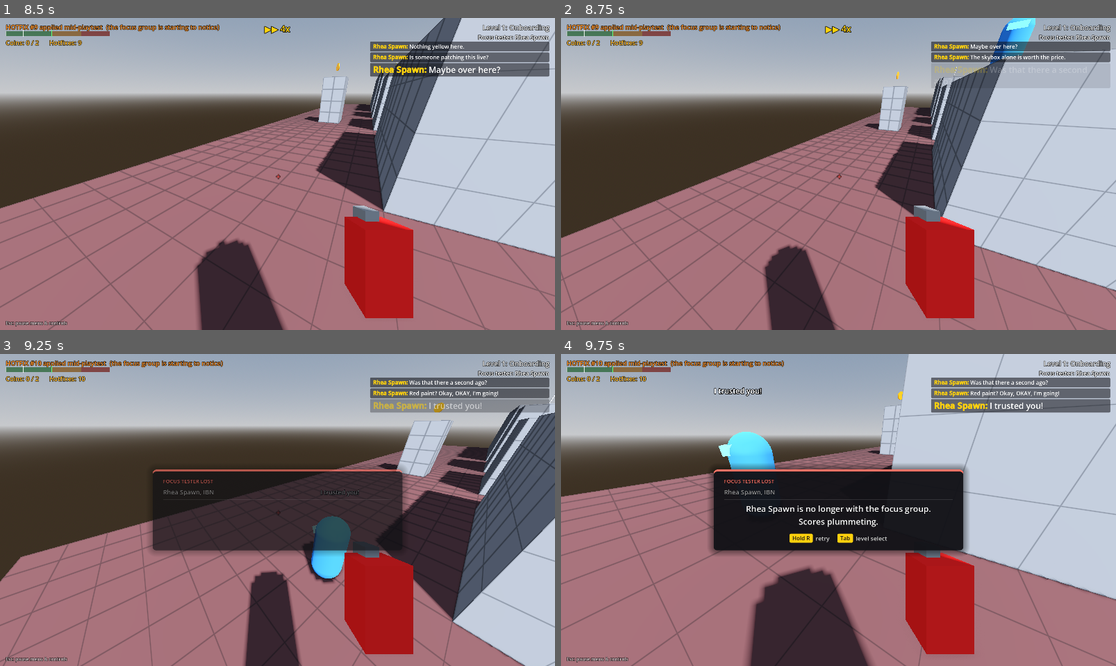
Above: before the commit, frames 1-4 (two rows, left to right).
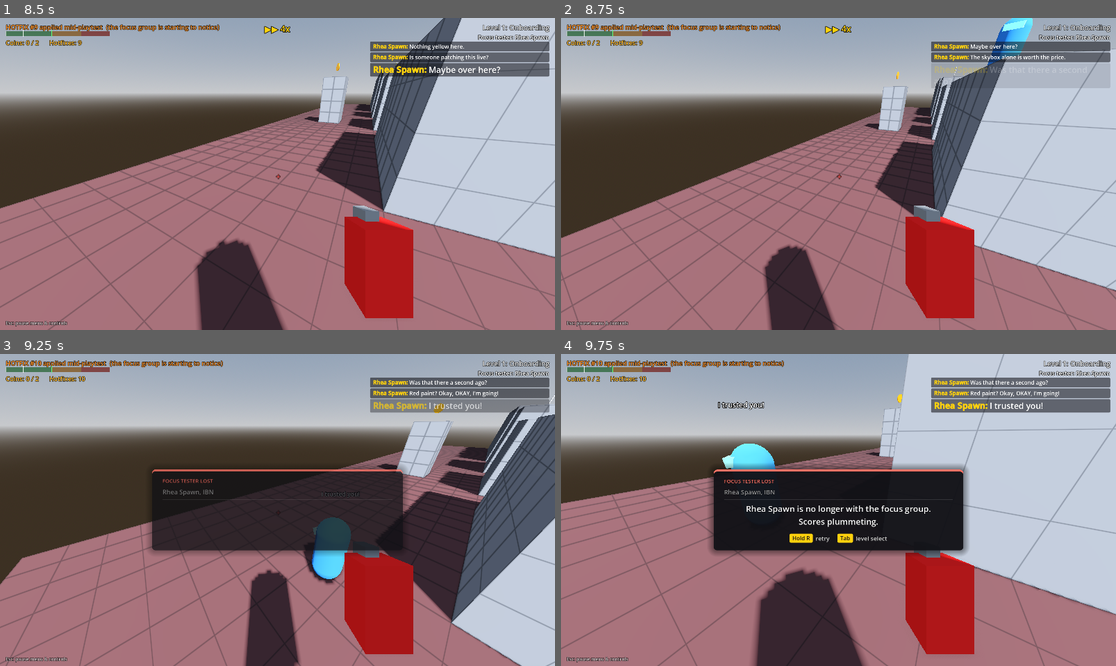
Above: after the commit, the same moments.

Repository: RSghr/yellow-paint
Game: Godot game, scene res://level_select.tscn
Same seed, same stepped clock (60 frames per second), same inputs: the game is played once before the commit and once after it.
Inputs (mouse positions are in pixels of both pictures, inside the frame that each line leads up to):
- Up to frame 1 (8.5 s): click "Start" at 0.5 s; click "Start" at 1.25 s; click (22, 42) at 2.02 s; click "Accept & grab the paint" at 2.75 s; click "Start session" at 3.5 s; tap Enter (start_test) at 4.25 s; move the mouse to (271, 180) at 4.27 s; press the mouse at (271, 180) at 4.28 s; hold T (fast_forward) 4.28-6.53 s; tap Space (jump) at 4.52, 4.55, 4.82, 5.1, 5.27, 5.57, 6.05, 6.77, 7.07, 7.52, 7.55, 7.82, 8.27 s; move the mouse to (316, 177) at 5.02 s; release the mouse at (316, 177) at 5.03 s; click (316, 177) at 5.3 s; move the mouse to (233, 170) at 5.77 s; hold Backspace (clear_paint) 5.78-6.53 s; move the mouse to (283, 174) at 6.52 s; hold A (move_left) 6.53-7.28 s; tap Z (lock_mouse) at 6.6 s; click (283, 174) at 6.8 s; move the mouse to (255, 167) at 7.27 s; hold N (next_level) 7.28-8.03 s; hold T (fast_forward) from 7.28 s (still down); move the mouse to (305, 174) at 8.02 s; click (305, 174) at 8.1 s
- Up to frame 2 (8.75 s): keep holding T (fast_forward); tap Space (jump) at 8.57 s
- Up to frame 3 (9.25 s): keep holding T (fast_forward); move the mouse to (249, 510) at 8.77 s; hold Right mouse button (scrape) from 8.78 s (still down); click (249, 510) at 8.92 s; tap Space (jump) at 9.05 s
- Up to frame 4 (9.75 s): move the mouse to (849, 503) at 9.52 s; release T (fast_forward) at 9.53 s; release Right mouse button (scrape) at 9.53 s; hold D (move_right) from 9.53 s (still down); tap Shift (sprint) at 9.6 s

Frame 1 is identical in both runs. In frame 2, 0.2% of the frame differs, in the area x 60-86%, y 0-43%; in frame 3, 3.9%; in frame 4, 6.6%, in the area x 0-100%, y 10-100%.

Commit message:
Retrace the trail after a fall; fix the near-pillar planning loop
- Every landing updates the trusted floor, so a drop after an unpainted jump
  up now counts as a fall (it didn't, so no retrace happened).
- The tester keeps a trail of where it got to (paint and unpainted landings,
  with each jump's take-off). After a fall it heads back to where it fell from:
  painted links as usual, and jumps it made before can be replayed the same way
  (unpainted ones are gambles again). Otherwise it goes to the reachable trail
  stop furthest along, forward only, and never forgets the route.
- Back where it fell, a failed improvised jump is retried at once.
- A splat painted against a pillar made Explorers loop forever (a 0.45 m
  'jump' that never happened): a target within 0.8 m on the same level now
  counts as reached.

Co-Authored-By: Claude Opus 5.5 <noreply@anthropic.com>
Claude-Session: https://claude.ai/code/session_01W5jG8cMnz72ugdxaP4H6QQ

Diff:
--- a/runner.gd
+++ b/runner.gd
@@ -132,6 +132,14 @@
 var _explored: Array[Vector3] = []  ## Places it wandered to (for picking new directions).
 var _furthest := Vector3.INF  ## The most recent NEW paint spot it reached: its best progress so far.
 var _retrace_to := Vector3.INF  ## After a fall: head back to this spot before exploring again.
+var _failed_jump := {}  ## The jump that went wrong last ({from, to, improvised}): retrace leads back to it.
+var _retry_jump := {}  ## Back where an improvised jump failed: try that same jump again.
+## Every place it got to, in order: paint spots it reached and where its unpainted jumps landed.
+## After a fall it retraces this trail back to where it fell from (painted links walked/jumped as usual,
+## unpainted ones jumped again as gambles).
+var _trail: Array[Vector3] = []
+var _trail_from: Array[Vector3] = []  ## For each trail stop: where the jump to it took off (INF if it walked there).
+var _trail_gamble: Array[bool] = []  ## For each trail stop: that jump was unpainted (replaying it is a gamble).
 var _shaken := false  ## Just fell: no unpainted leaps until it has looked around for a way back (wanders + patience).
 var _detoured := false  ## Went off its route for a coin or to use something: may need to return to _furthest.
 var _wanders := 0
@@ -162,6 +170,7 @@
 var _gaze_yaw := 0.0
 var _gaze_pitch := 0.0
 var _air_time := 0.0
+var _jump_from := Vector3.ZERO  ## Where the current jump took off.
 var _jump_flat_velocity := Vector3.ZERO  ## Kept through the jump, like holding forward.
 var _stuck_time := 0.0
 var _stuck_count := 0
@@ -242,6 +251,11 @@
 	_furthest = Vector3.INF
 	_retrace_to = Vector3.INF
 	_shaken = false
+	_failed_jump = {}
+	_retry_jump = {}
+	_trail.clear()
+	_trail_from.clear()
+	_trail_gamble.clear()
 	_detoured = false
 	_coin_attention.clear()
 	_seen_coins.clear()
@@ -632,6 +646,12 @@
 		_air_time = 0.2
 	_stuck_time = _stuck_time + delta if global_position.distance_to(_last_pos) < speed * delta * 0.3 else 0.0
 	_last_pos = global_position
+	if _stuck_time > 1.0 and _at(step.pos):
+		# Blocked right next to where it was going (a splat against a wall or pillar): close enough.
+		_stuck_time = 0.0
+		_path.pop_front()
+		_arrive(step)
+		return
 	if _stuck_time > 1.0:
 		_stuck_time = 0.0
 		_stuck_count += 1
@@ -668,15 +688,25 @@
 			off.y = 0
 			_path.pop_front()
 			if off.length() < 1.2:
+				_home_y = feet().y  # Made it (painted or not): this is the floor it's on now.
+				if step.jump:
+					# Remember the way and the take-off, so it can make this jump again after a fall.
+					var painted: bool = step.get("paint", false)
+					_trail_add(step.pos if painted else feet(), _jump_from, not painted)
 				_arrive(step)
 				return
 			if step.get("jump", false):
 				failed_jumps += 1
+				_failed_jump = {from = _jump_from, to = step.pos, improvised = step.leap}
 			# Any landing that isn't where it meant to go might be a fall.
-			if not _check_setback() and step.leap:
-				say(["Made it! ...mostly.", "Nailed it. Sort of."].pick_random(), true)
-		else:
-			_check_setback()  # Fell off something without meaning to.
+			if not _check_setback():
+				_home_y = feet().y
+				if step.get("jump", false):
+					_trail_add(feet(), _jump_from, true)
+				if step.leap:
+					say(["Made it! ...mostly.", "Nailed it. Sort of."].pick_random(), true)
+		elif not _check_setback():  # Fell off something without meaning to?
+			_home_y = feet().y
 		_start_scan(scan_time * 0.5)
 
 
@@ -689,8 +719,8 @@
 	_wanders = 0
 	_shaken = true
 	_lost_time = 0.0  # A full patience period on this floor before it improvises again.
-	if _furthest != Vector3.INF:
-		_retrace_to = _furthest
+	if not _trail.is_empty():
+		_retrace_to = _trail.back()  # Where it was when it fell.
 		say(["Ow. Okay, I know the way back up.", "Fell. Let's retrace my steps.", "That was a shortcut. Down."].pick_random(), true)
 	return true
 
@@ -743,8 +773,10 @@
 ## Reached a step of the path.
 func _arrive(step: Dictionary) -> void:
 	_stuck_count = 0
-	if step.get("kind", "") in ["task", "curio", "coin", "paint", "goal"]:
+	if step.get("kind", "") in ["task", "curio", "coin", "paint", "goal", "trail"]:
 		_lost_time = 0.0
+	if step.get("kind", "") == "trail":
+		_check_retrace_done(step.pos)
 	if step.get("kind", "") in ["task", "curio"]:
 		_start_interacting(step)
 		return
@@ -822,6 +854,7 @@
 		_air_time = 0.0
 		return
 	var from := feet()
+	_jump_from = from
 	var target: Vector3 = step.pos
 	var flat := Vector3(target.x - from.x, 0, target.z - from.z)
 	_last_jump_desperate = step.get("desperate", false)
@@ -1059,6 +1092,17 @@
 		payload.append(t.host)
 		hot.append(false)
 		jumpable.append(false)
+	if _retrace_to != Vector3.INF:
+		# Retracing: the places it got to without paint are stepping stones too (jumping to them is a gamble again).
+		for p in _trail:
+			if nodes.any(func(n): return n.distance_to(p) < 1.0):
+				continue
+			nodes.append(p)
+			trust.append(1)
+			kinds.append("trail")
+			payload.append(null)
+			hot.append(false)
+			jumpable.append(true)
 
 	# Dijkstra. Jumps only land on paint or the flag. Low-trust spots cost extra.
 	var n := nodes.size()
@@ -1067,6 +1111,7 @@
 	var via_jump: Array[bool] = []
 	var via_point: Array = []  ## Take-off point to walk to before jumping (or null).
 	var via_over: Array[bool] = []  ## That jump is beyond its real reach (Blind trust): it will fall short.
+	var via_replay: Array[bool] = []  ## Retracing: an unpainted jump it made before, made again (a gamble).
 	var done: Array[bool] = []
 	for i in n:
 		dist.append(INF)
@@ -1074,6 +1119,7 @@
 		via_jump.append(false)
 		via_point.append(null)
 		via_over.append(false)
+		via_replay.append(false)
 		done.append(false)
 	dist[0] = 0.0
 	for _iter in n:
@@ -1089,6 +1135,8 @@
 				continue
 			var link := _link(nodes[u], nodes[v], jumpable[v])
 			if link.is_empty():
+				link = _replay_link(nodes[u], nodes[v])
+			if link.is_empty():
 				continue
 			var nd: float = dist[u] + link.cost + (4.0 / trust[v] if kinds[v] == "paint" else 0.0)
 			if nd < dist[v]:
@@ -1097,6 +1145,7 @@
 				via_jump[v] = link.jump
 				via_point[v] = link.get("via")
 				via_over[v] = link.get("overreach", false)
+				via_replay[v] = link.get("replay", false)
 
 	var target := _pick_target(nodes, trust, kinds, dist, hot)
 	_path.clear()
@@ -1107,6 +1156,9 @@
 				paint = kinds[i] == "paint", kind = kinds[i], host = payload[i]})
 			if via_over[i]:
 				_path[0].overreach = true
+			if via_jump[i] and (kinds[i] == "trail" or via_replay[i]):
+				_path[0].leap = true  # It got there without paint last time: same gamble again.
+				_path[0].desperate = true
 			if kinds[i] == "coin" and via_jump[i]:
 				# No paint there: it's a gamble with this tester's improvised-jump odds.
 				_path[0].leap = true
@@ -1120,9 +1172,9 @@
 			# Heading for a hotfix: no doubts or look-arounds on the way, it's on a mission.
 			for step in _path:
 				step.trust = maxi(step.trust, hotfix_trust)
-		# Already standing on the first step? Skip it (otherwise it "arrives" there forever).
-		while _path.size() > 1 and not _path[0].jump and _path[0].kind == "paint" \
-				and Vector2(_path[0].pos.x - feet().x, _path[0].pos.z - feet().z).length() < 0.35:
+		# Already standing on the first step? Skip it (otherwise it "arrives" there forever). "On it" = within
+		# arm's reach on the same level: a splat painted right against a pillar can't be stood on exactly.
+		while _path.size() > 1 and _path[0].kind == "paint" and _at(_path[0].pos):
 			var here: Dictionary = _path.pop_front()
 			_record_visit(here.pos)
 		match kinds[target]:
@@ -1146,6 +1198,8 @@
 		say(["Hmm. Is that really yellow?", "It LOOKS yellow. But is it?", "I've been fooled by yellow before.",
 			"Let me think about that splat.", "Yellow... or a reflection? These graphics are too good."].pick_random())
 		return
+	if not _retry_jump.is_empty() and _try_retry_jump():
+		return
 	# Just fell and no painted way back: look around this floor first (wanders + patience), no blind leaps yet.
 	var cautious := _shaken and not (_wanders >= wander_limit and _lost_time >= patience)
 	if improvises and _goal_known and not cautious and _try_leap_of_faith():
@@ -1200,12 +1254,24 @@
 	# Retracing after a fall: go back to the furthest spot it had reached.
 	if _retrace_to != Vector3.INF:
 		for i in nodes.size():
-			if kinds[i] == "paint" and dist[i] < INF and nodes[i].distance_to(_retrace_to) < 1.0:
+			if kinds[i] in ["paint", "trail"] and dist[i] < INF and nodes[i].distance_to(_retrace_to) < 1.0:
 				return i
-		# No painted way back up from here: forget where it's been and explore whatever it can reach.
-		_retrace_to = Vector3.INF
-		_visited.clear()
-		say(["No way back up. Starting over.", "Okay. New plan: any yellow will do."].pick_random(), true)
+		# No direct way back: go to the reachable spot furthest along the route it took (and only forward,
+		# so it never bounces between two spots), then try again from there.
+		var here_k := _route_index(feet())
+		var pick := -1
+		var pick_k := here_k
+		for i in nodes.size():
+			if kinds[i] not in ["paint", "trail"] or dist[i] == INF or nodes[i].distance_to(feet()) < 0.8:
+				continue
+			var k := _route_index(nodes[i])
+			if k > pick_k:
+				pick_k = k
+				pick = i
+		if pick != -1:
+			return pick
+		# Nothing on the route within reach: explore from here as usual (carefully, see _shaken), but keep
+		# the route in mind.
 
 	for i in nodes.size():
 		if kinds[i] == "task" and dist[i] < INF:
@@ -1265,6 +1331,7 @@
 
 ## Remember a paint spot as reached. New spots become its "best progress" (where to retrace to after a fall).
 func _record_visit(pos: Vector3) -> void:
+	_trail_add(pos)
 	if not _is_visited(pos):
 		_visited.append(pos)
 		_furthest = pos
@@ -1272,10 +1339,60 @@
 		_detoured = false  # New progress: whatever detour it took is behind it.
 	elif pos.distance_to(_furthest) < 1.0:
 		_detoured = false  # Back where it left off.
-	if _retrace_to != Vector3.INF and pos.distance_to(_retrace_to) < 1.0:
-		_retrace_to = Vector3.INF
-		_shaken = false
+	_check_retrace_done(pos)
+
+
+## Retracing after a fall and just got back to where it fell from?
+func _check_retrace_done(pos: Vector3) -> void:
+	if _retrace_to == Vector3.INF or pos.distance_to(_retrace_to) >= 1.0:
+		return
+	_retrace_to = Vector3.INF
+	_shaken = false
+	if not _failed_jump.is_empty():
+		say(["Back where I fell. Let's try that again. Carefully.", "This is the jump that got me. Round two.",
+			"Okay. Same jump, more confidence."].pick_random())
+		if _failed_jump.improvised and _failed_jump.from.distance_to(pos) < 4.0:
+			_retry_jump = _failed_jump  # Nothing painted there: same gamble again, no wandering first.
+	else:
 		say(["Back where I was. Now, onwards.", "Right, I remember this bit."].pick_random())
+
+
+func _trail_add(p: Vector3, from := Vector3.INF, gamble := false) -> void:
+	for t in _trail:
+		if t.distance_to(p) < 1.0:
+			return
+	_trail.append(p)
+	_trail_from.append(from)
+	_trail_gamble.append(gamble)
+
+
+## Retracing: the jump it once made from trail stop k-1 to stop k can be made again the same way (walk to the
+## same take-off, same landing), even from a spot where the planner wouldn't plan it. Unpainted = a gamble again.
+func _replay_link(a: Vector3, b: Vector3) -> Dictionary:
+	if _retrace_to == Vector3.INF:
+		return {}
+	var kb := _route_index(b)
+	if kb <= 0 or _route_index(a) != kb - 1 or _trail_from[kb] == Vector3.INF:
+		return {}
+	var from: Vector3 = _trail_from[kb]
+	if a.distance_to(from) > 0.6 and not _walkable(a, from):
+		return {}
+	return {cost = a.distance_to(from) + from.distance_to(b) + 4.0, jump = true, via = from, replay = _trail_gamble[kb]}
+
+
+## Back where an improvised jump failed: walk to where it took off and jump the same way again.
+func _try_retry_jump() -> bool:
+	var jump := _retry_jump
+	_retry_jump = {}
+	var from: Vector3 = jump.from
+	_path.clear()
+	if from.distance_to(feet()) > 0.3:
+		if not _walkable(feet(), from):
+			return false
+		_path.append({pos = from, jump = false, trust = 99, leap = false, paint = false, kind = "walk"})
+	_path.append({pos = jump.to, jump = true, trust = 1, leap = true, desperate = true, paint = false, kind = "leap"})
+	_advance()
+	return true
 
 
 ## It can see paint it would follow, but the jump is beyond its reach: say so (once per spot),
@@ -1314,6 +1431,20 @@
 		if not s.convinced and (best == Vector3.INF or feet().distance_to(s.pos) < feet().distance_to(best)):
 			best = s.pos
 	return best
+
+
+## Is it standing on (or right next to, on the same level) this point?
+func _at(p: Vector3) -> bool:
+	var f := feet()
+	return Vector2(p.x - f.x, p.z - f.z).length() < 0.8 and absf(p.y - f.y) < 0.4
+
+
+## Where this point is along the trail it took (see _trail); -1 if it isn't a place it got to.
+func _route_index(p: Vector3) -> int:
+	for k in range(_trail.size() - 1, -1, -1):
+		if _trail[k].distance_to(p) < 1.0:
+			return k
+	return -1
 
 
 func _is_visited(p: Vector3) -> bool:
Not shown, changed: CLAUDE.md
